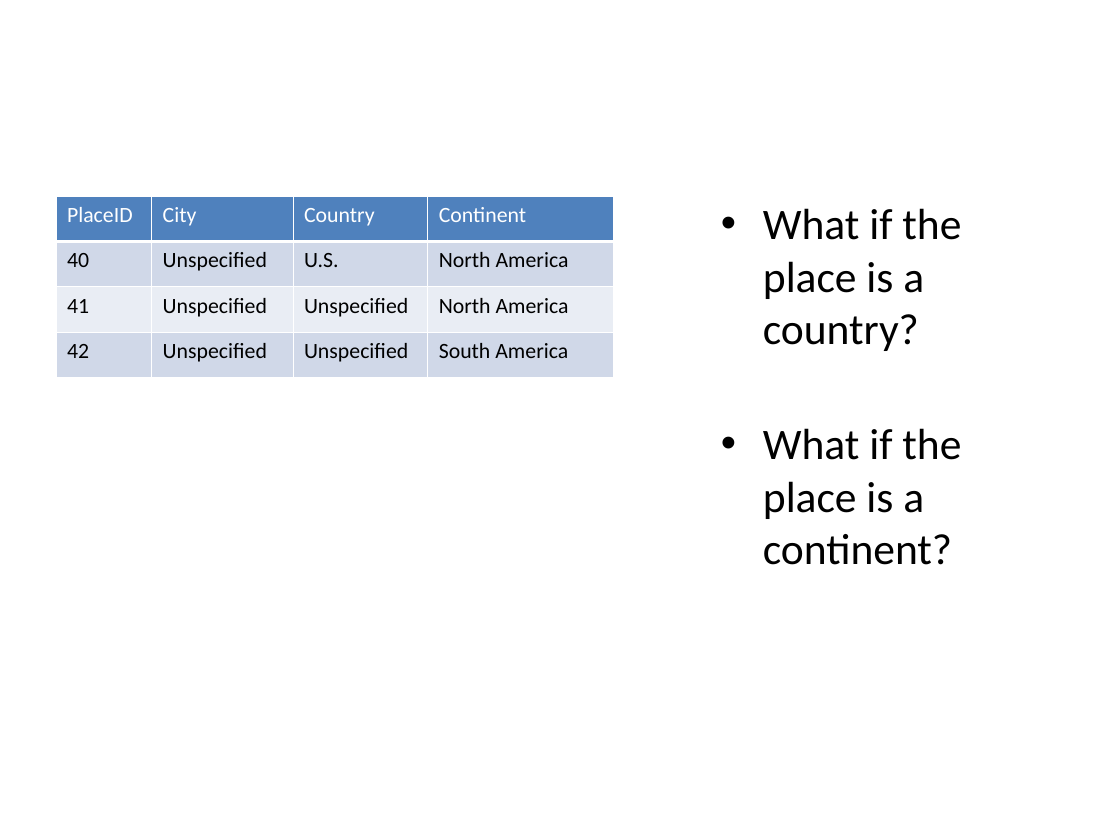
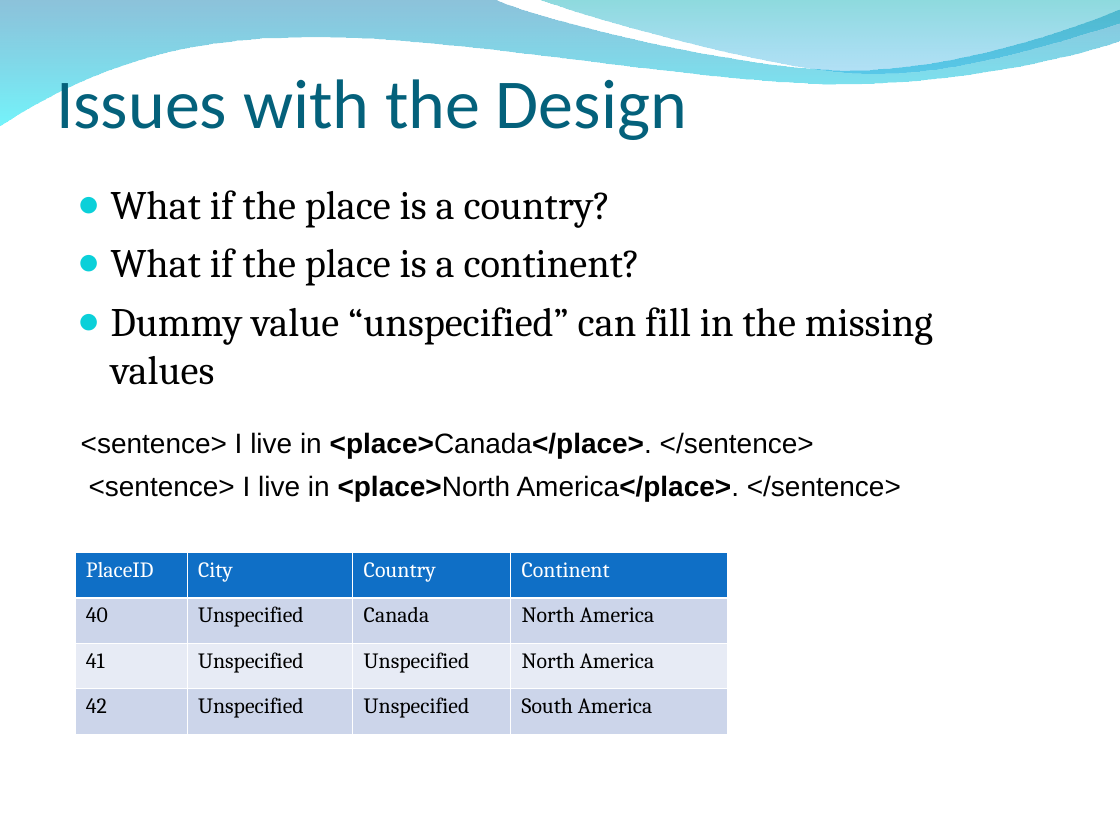
Before and after one commit to edvelezg/unb-dw, a slide deck: slide 22 of project/Presentation/Datawarehousing.ppt (slide 12 before the commit). Drawn at 1120x840 pixels with LibreOffice and Linux fonts; fonts in the diff are those of the drawing; background and template pictures are left out. Boxes give left, top, right and bottom in pixels: in the first picture for what was removed or moved away, otherwise in the second. Text is boxed around its words. In the diff, an @@ line names an element or a change of style, - is before the commit and + after.

```diff
--- a/project/Presentation/Datawarehousing.ppt
+++ b/project/Presentation/Datawarehousing.ppt
@@ freeform shape added at (x1=0, y1=0, x2=1120, y2=127), fill gradient #0079AF to #00EBF8 @@
@@ freeform shape added at (x1=536, y1=0, x2=1120, y2=77), fill gradient #00ADB6 to #009BE5 @@
@@ title added at (x1=56, y1=70, x2=687, y2=140), 45 pt, text #04617B @@
+Issues with the Design
@@ text "What if the place is ..." moved from (x1=763, y1=208, x2=961, y2=565) to (x1=111, y1=190, x2=933, y2=385) @@
@@ text at (x1=111, y1=190, x2=640, y2=286): size 28 to 26 pt, font Calibri to Cambria in "What if the place is a country?", "What if the place is a continent?"; bullet • to ●; bullet colour #000000 to #0BD0D9 @@
@@ text at (x1=111, y1=307, x2=933, y2=385): paragraph added @@
+● Dummy value “unspecified” can fill in the missing values
@@ text added at (x1=81, y1=432, x2=814, y2=458), 18 pt, text #000000 @@
+<sentence> I live in <place>Canada</place>. </sentence>
@@ text added at (x1=89, y1=475, x2=901, y2=501), 18 pt, text #000000 @@
+<sentence> I live in <place>North America</place>. </sentence>
@@ table at (x1=75, y1=552, x2=728, y2=734) @@
-row 2, column 3: U.S.
+row 2, column 3: Canada
@@ fill #4F81BD to #0F6FC6 in row 1 @@
@@ fill #D0D8E8 to #CCD5EA in 8 cells @@
@@ fill #E9EDF4 to #E7EBF5 in row 3 @@
@@ font Calibri to Cambria @@
@@ table resized from (x1=56, y1=196, x2=612, y2=377) to (x1=75, y1=552, x2=728, y2=734) @@
```
Also in this commit, not shown: 11 other slides changed, 22 slides added, 15 slides removed, 1 other file.
